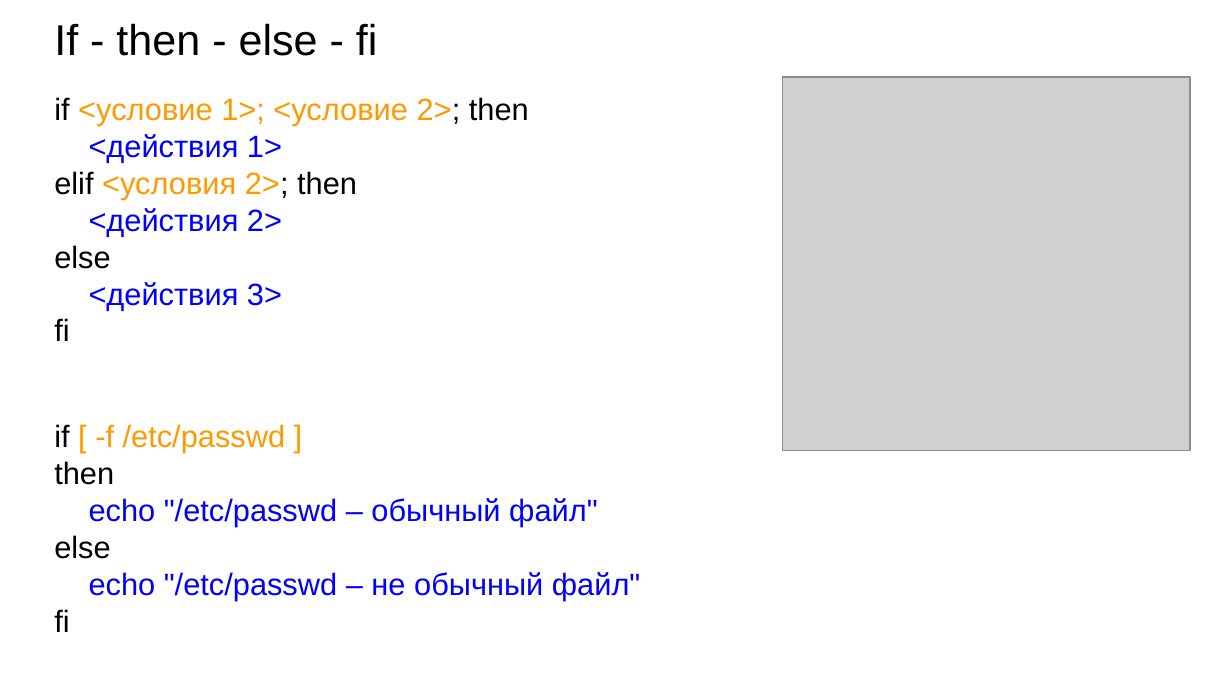
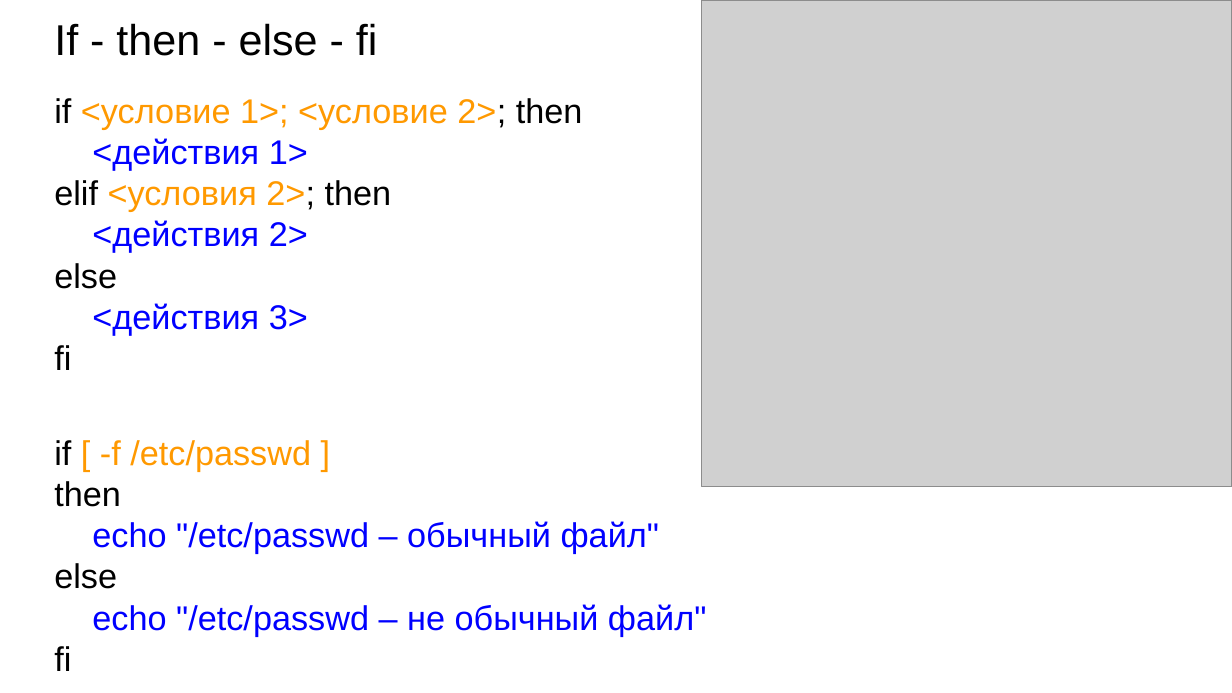
Before and after one commit to XoM9choK37/server-administration, a slide deck: slide 7 of theory/Облако/Лекции/3. bash.pptx. Drawn at 1232x693 pixels with LibreOffice and Linux fonts; fonts in the diff are those of the drawing; grey boxes stand for pictures. Boxes give left, top, right and bottom in pixels: in the first picture for what was removed or moved away, otherwise in the second. Text is boxed around its words. In the diff, an @@ line names an element or a change of style, - is before the commit and + after.

```diff
--- a/theory/Облако/Лекции/3. bash.pptx
+++ b/theory/Облако/Лекции/3. bash.pptx
@@ picture: place and size @@
-picture at (782,78,1190,451)
+picture at (701,0,1232,487)
@@ text "if <условие 1>; <условие 2>; ..." at (54,98,583,370): size 18 to 20 pt @@
@@ text "if [ -f /etc/passwd ]" at (54,440,707,671): size 18 to 20 pt @@
@@ text "if [ -f /etc/passwd ]": place and size @@
-text "if [ -f /etc/passwd ]" at (54,424,640,632)
+text "if [ -f /etc/passwd ]" at (54,440,707,671)
```
Also in this commit, not shown: 13 other slides changed, 10 slides added, 1 slide removed, 32 other files.
